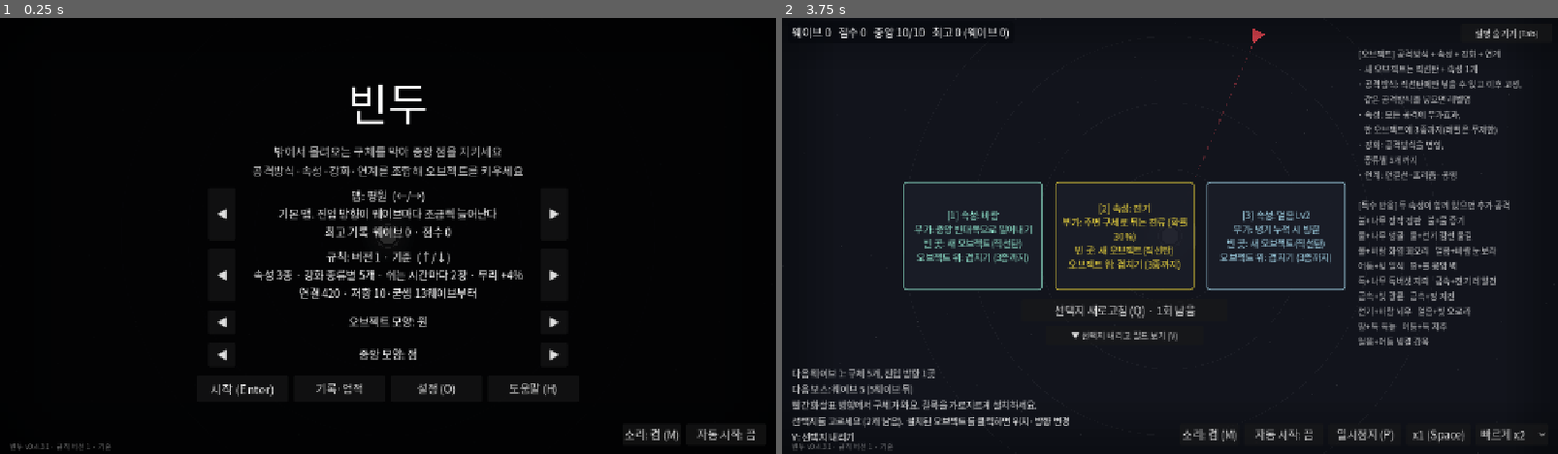
Above: before the commit, frames 1-2 (left to right).
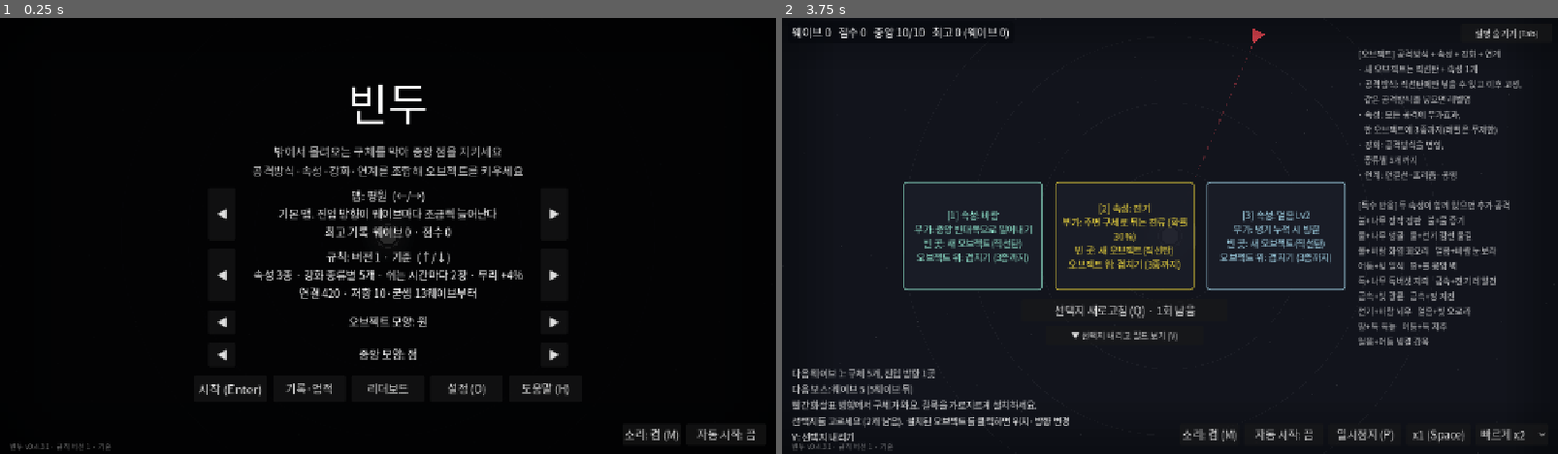
Above: after the commit, the same moments.

Repository: lenope1214/Bindu
Game: Godot game, scene res://main.tscn
Two runs of this game, one before a commit and one after it. Both use one fixed random seed, a clock stepped at 60 frames per second and the inputs below.
Inputs:
- Up to frame 1 (0.25 s): no input
- Up to frame 2 (3.75 s): click "자동 시작: 끔" at 0.5 s; click "자동 시작: 켬" at 1.25 s; click "자동 시작: 끔" at 2 s; click "자동 시작: 켬" at 2.75 s; click "시작 (Enter)" at 3.5 s

The runs differ from the first frame. In frame 1, 0.6% of the frame differs, in the area x 25-74%, y 83-87%; in frame 2, nothing differs.

Commit message:
online: 서버 주소 설정

Diff:
--- a/scripts/online_config.gd
+++ b/scripts/online_config.gd
@@ -2,6 +2,14 @@
 ## server/tools/setup.py가 만든 접속 설정. 서버 주소를 비우면 온라인 기능이 꺼진다.
 ## 공개키·HMAC 키는 게임 안에 들어가는 값이라 비밀이 아니다 (서버 개인키·관리자 토큰은 server/.env·keys/).
 
-const SERVER_URL := ""
-const RUN_HMAC_KEY := ""
-const PATCH_PUBLIC_KEY := """"""
+const SERVER_URL := "https://bindu.anon-chat.kr"
+const RUN_HMAC_KEY := "SZvKlp_IZXYoOcJH9TualCpV3KPr6CFO"
+const PATCH_PUBLIC_KEY := """-----BEGIN PUBLIC KEY-----
+MIIBIjANBgkqhkiG9w0BAQEFAAOCAQ8AMIIBCgKCAQEA2okrtPWid5XRfIJpoCYQ
+8RP4TFPBWC2MP+wTEYBMlpoYRrVLjJVQ3voMs7W0ixbN6A7KoV1TKogkDpCv96c5
+hkik30OkIVMufoBs21Xg7v1vpaIlNuEGHTStkd6LNf3+CsJFHYVS9Z15ZrOTFOpW
+n6kwO7jZEkOAmJRGk+tt86f9fL0rkkJu3vlD90mGiok0thavb7IlqmUm1Y94p5vX
+tWrd+JX8zpajY+Q/HvgGpAekKgFFiyUBk22IBcmvCEdFW4bDIETzN3FgY23sDLGg
+ipHcnnR3c40WqbOH2Evy06/gqmFlj2o7Iy52T2WrUWOlt3lGUhS0Gbazjvu2oT+j
+qQIDAQAB
+-----END PUBLIC KEY-----"""
